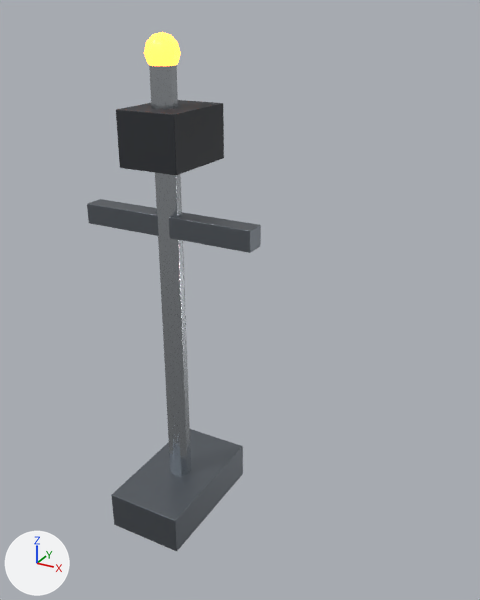
Renders of the FBX model SourceArt/TestShips/modules/nomad_utility_mast.fbx from each side of a commit.
Rendered twice from a 50 mm lens placed at (0.792, -4.909, 1.624), pointed at (-0.053, -3.372, 0.856). Lighting does not change. The marker at lower left points along +X, +Y and +Z. The first picture is the older version.

The scene before the commit, as lines of its bpy script (objects in view):
```python
me_utility_mast_001 = bpy.data.meshes.new('Utility_Mast.001')
me_utility_mast_001.from_pydata(...)  # 440 vertices, 434 faces; spans x -0.207..0.207, y -3.941..-3.619, z 0.465..1.583
# faces by material slot: [108, 132, 54, 140]
me_utility_mast_001.materials.append(mat_nomad_metal)  # grey #7e848b
me_utility_mast_001.materials.append(mat_nomad_metal_bright)  # light grey #c2c7cc
me_utility_mast_001.materials.append(mat_nomad_graphite)  # dark grey #2b2e33
me_utility_mast_001.materials.append(mat_nomad_emit_hot)  # orange #ff7a2e, glowing orange #ff7a2e
ob_utility_mast = bpy.data.objects.new('Utility_Mast', me_utility_mast_001)
ob_utility_mast.location = (0.0, 0.0, 0.0)
```
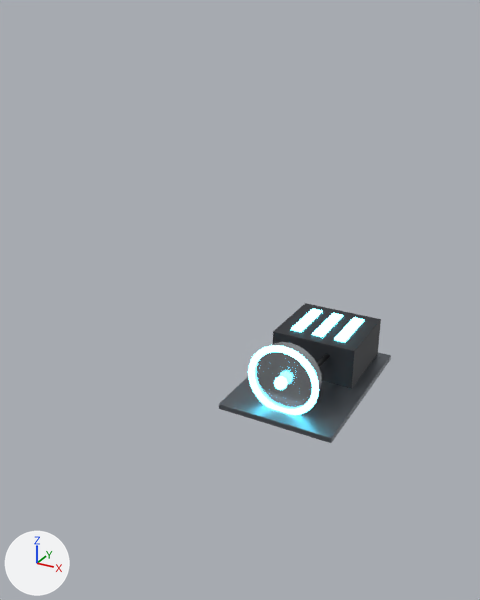
Location of each change, (x1, y1, x2, y2) in pixels of the pictures (480 x 600 px; the box of a moved part takes in the faces that stretch with it):
'Utility_Mast', reshaped (73% shorter): before (87, 32, 261, 551); after (219, 303, 391, 443)
part 1 of me_utility_mast_001, added: after (274, 376, 288, 390)
part 2 of me_utility_mast_001, moved or reshaped: before (111, 429, 243, 551); after (219, 352, 391, 443)
part 3 of me_utility_mast_001, moved or reshaped: before (116, 100, 224, 175); after (273, 303, 381, 389)
part 4 of me_utility_mast_001, added: after (291, 308, 323, 332)
part 5 of me_utility_mast_001, added: after (312, 313, 343, 337)
part 6 of me_utility_mast_001, added: after (334, 317, 364, 343)
part 7 of me_utility_mast_001, added: after (248, 345, 319, 416)
part 8 of me_utility_mast_001, added: after (255, 342, 322, 409)
part 9 of me_utility_mast_001, added: after (317, 354, 330, 368)
part 10 of me_utility_mast_001, deleted: before (149, 65, 191, 476)
part 11 of me_utility_mast_001, deleted: before (144, 32, 181, 66)
part 12 of me_utility_mast_001, deleted: before (87, 199, 261, 253)

Diff of the bpy script that builds the scene:
```diff
--- a/SourceArt/TestShips/modules/nomad_utility_mast.fbx.py
+++ b/SourceArt/TestShips/modules/nomad_utility_mast.fbx.py
@@ me_utility_mast_001 @@
-me_utility_mast_001.from_pydata(...)  # 440 vertices, 434 faces; spans x -0.207..0.207, y -3.941..-3.619, z 0.465..1.583
+me_utility_mast_001.from_pydata(...)  # 1530 vertices, 1490 faces; spans x -0.205..0.205, y -3.246..-2.625, z 0.369..0.63
+# me_utility_mast_001 part 1: a new loose piece, a UV sphere (12 segments, 6 rings, poles along z) spanning x -0.023..0.023, y -3.215..-3.169, z 0.479..0.524, in mat_nomad_utility_glow (cyan #5fe3ff, glowing cyan #5fe3ff)
+# me_utility_mast_001 part 2: the loose piece of 56 vertices spanning x -0.092..0.092, y -3.941..-3.619, z 0.465..0.557 is scaled about its middle by (2.24, 1.93, 0.208), then moved by (0.0, 0.845, -0.132)
+# me_utility_mast_001 part 3: the loose piece of 56 vertices spanning x -0.069..0.069, y -3.849..-3.665, z 1.327..1.442 is scaled about its middle by (2.29, 1.6, 1.32), then moved by (0.0, 0.97, -0.921)
+# me_utility_mast_001 part 4: the loose piece of 56 vertices spanning x -0.092..0.092, y -3.941..-3.619, z 0.465..0.557 is copied, and the copy is scaled about its middle by (0.231, 0.641, 0.0547), then moved by (-0.085, 0.993, 0.031), in mat_nomad_utility_glow (cyan #5fe3ff, glowing cyan #5fe3ff); it spans x -0.106..-0.063, y -2.89..-2.683, z 0.539..0.545
+# me_utility_mast_001 part 5: the loose piece of 56 vertices spanning x -0.069..0.069, y -3.849..-3.665, z 1.327..1.442 is copied, and the copy is scaled about its middle by (0.308, 1.13, 0.0436), then moved by (0.0, 0.97, -0.843), in mat_nomad_utility_glow (cyan #5fe3ff, glowing cyan #5fe3ff); it spans x -0.022..0.022, y -2.89..-2.683, z 0.539..0.545
+# me_utility_mast_001 part 6: the loose piece of 56 vertices spanning x -0.092..0.092, y -3.941..-3.619, z 0.465..0.557 is copied, and the copy is scaled about its middle by (0.231, 0.641, 0.0547), then moved by (0.085, 0.993, 0.031), in mat_nomad_utility_glow (cyan #5fe3ff, glowing cyan #5fe3ff); it spans x 0.063..0.106, y -2.89..-2.683, z 0.539..0.545
+# me_utility_mast_001 part 7: a new loose piece, a torus around y (ring radius 0.116, tube radius 0.012) spanning x -0.128..0.128, y -3.189..-3.166, z 0.374..0.63, in mat_nomad_utility_glow (cyan #5fe3ff, glowing cyan #5fe3ff)
+# me_utility_mast_001 part 8: a new loose piece of 144 vertices spanning x -0.116..0.116, y -3.172..-3.122, z 0.385..0.618, in mat_nomad_metal_bright (light grey #c2c7cc)
+# me_utility_mast_001 part 9: a new loose piece of 102 vertices spanning x 0.051..0.07, y -3.102..-2.935, z 0.487..0.51, in mat_nomad_black (black #101113)
+# me_utility_mast_001 part 10: the loose piece of 140 vertices spanning x -0.026..0.026, y -3.807..-3.753, z 0.534..1.523 is deleted
+# me_utility_mast_001 part 11: the loose piece of 132 vertices spanning x -0.035..0.035, y -3.817..-3.743, z 1.509..1.583 is deleted
+# me_utility_mast_001 part 12: the loose piece of 56 vertices spanning x -0.207..0.207, y -3.803..-3.757, z 1.178..1.224 is deleted
+# other edits to the shape of me_utility_mast_001 do not show in these pictures
 me_utility_mast_001.materials.append(mat_nomad_metal)
@@ me_utility_mast_001 @@
 me_utility_mast_001.materials.append(mat_nomad_graphite)
-me_utility_mast_001.materials.append(mat_nomad_emit_hot)  # orange #ff7a2e, glowing orange #ff7a2e
+me_utility_mast_001.materials.append(mat_nomad_utility_glow)  # cyan #5fe3ff, glowing cyan #5fe3ff
+me_utility_mast_001.materials.append(mat_nomad_black)  # black #101113
```
